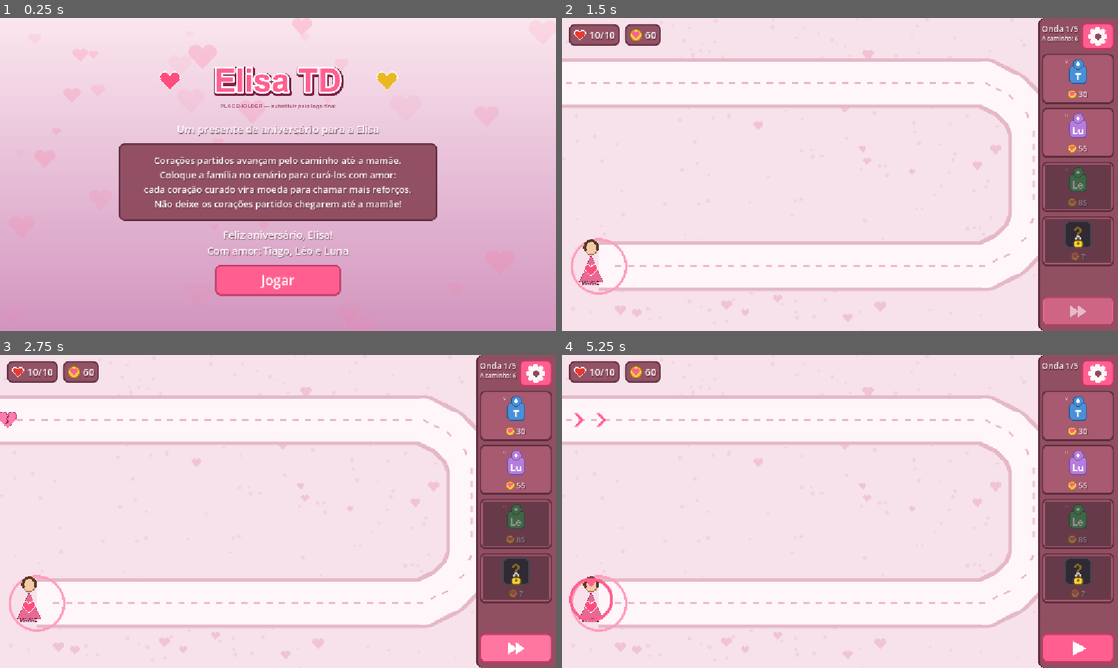
Above: before the commit, frames 1-4 (two rows, left to right).
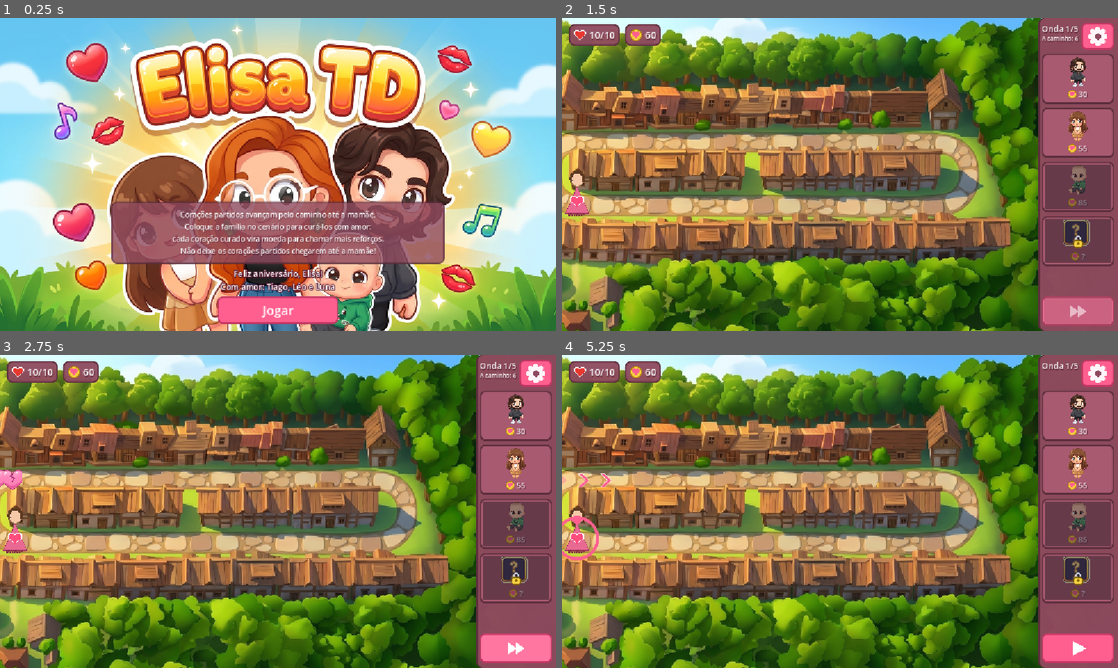
Above: after the commit, the same moments.

Repository: bitnied/tower-defense
Game: Godot game, scene res://Scenes/ui/mainMenu/mainMenu.tscn
Same seed, same stepped clock (60 frames per second), same inputs: the game is played once before the commit and once after it.
Inputs (mouse positions are in pixels of both pictures, inside the frame that each line leads up to):
- Up to frame 1 (0.25 s): no input
- Up to frame 2 (1.5 s): click "Jogar" at 0.5 s; click (1079, 312) at 1.25 s
- Up to frame 3 (2.75 s): click (517, 649) at 2 s
- Up to frame 4 (5.25 s): click (1079, 649) at 2.75 s; click (1095, 373) at 3.5 s; click "Menu" at 4.25 s; click "Jogar" at 5 s

The runs differ from the first frame. In frame 1, 98% of the frame differs, in the area x 0-100%, y 0-100%; in frame 2, 85%; in frame 3, 85%; in frame 4, 85%.

Commit message:
Integra arte final: personagens, elementos, mapa da vila e home
- tools/import_art.py: pipeline Art/ -> Assets/ (chroma-key magenta dos
  personagens, white-key dos elementos, fatiamento e normalização)
- Defensores: sheets reais de 3 direções [baixo, direita, cima] com
  espelhamento p/ esquerda; animação por código (bob contínuo + recuo
  no ataque); retratos reais nos cards e no painel de detalhes
- Corações (3 níveis, 5 frames), coração curado, projéteis e cadeado
  extraídos da folha de elementos
- Mapa real da vila: Path2D e obstáculos medidos por amostragem de
  pixels da estrada (braços y=-65/66, ápice x=268); mamãe e setas de
  entrada reposicionadas; floresta à direita fica sob a sidebar
- Home screen com logo Elisa TD embutido; UI compacta no rodapé

Co-Authored-By: Claude Fable 5 <noreply@anthropic.com>

Diff:
--- a/Scenes/enemies/enemy_mover.tscn
+++ b/Scenes/enemies/enemy_mover.tscn
@@ -14,10 +14,10 @@
 tracks/0/interp = 1
 tracks/0/loop_wrap = true
 tracks/0/keys = {
-"times": PackedFloat32Array(0, 0.1, 0.2, 0.3, 0.4, 0.5),
-"transitions": PackedFloat32Array(1, 1, 1, 1, 1, 1),
+"times": PackedFloat32Array(0, 0.12, 0.24, 0.36, 0.48),
+"transitions": PackedFloat32Array(1, 1, 1, 1, 1),
 "update": 1,
-"values": [0, 1, 2, 3, 4, 5]
+"values": [0, 1, 2, 3, 4]
 }
 
 [sub_resource type="AnimationLibrary" id="AnimationLibrary_obqca"]
@@ -35,7 +35,7 @@
 [node name="Sprite2D" type="Sprite2D" parent="."]
 texture_filter = 1
 texture = ExtResource("2_bpnqn")
-hframes = 6
+hframes = 5
 frame = 0
 
 [node name="AnimationPlayer" type="AnimationPlayer" parent="."]
--- a/Scenes/main/Data.gd
+++ b/Scenes/main/Data.gd
@@ -12,8 +12,9 @@
 # DEFENSORES (a chave "turrets" é mantida por compatibilidade
 # com os scripts do template).
 # Ordem de custo/impacto: Tiago < Luna < Leo < Elisa.
-# "directional_sheet": spritesheet 4 frames x 9 linhas
-#   (linhas 0-7 = direções L, SE, S, SO, O, NO, N, NE; linha 8 = parado)
+# "directional_sheet": sheet de 3 células horizontais
+#   [baixo, direita, cima] — a esquerda é o espelho da direita.
+# "portrait": imagem usada no card de compra e no painel de detalhes.
 # --------------------------------------------------------------
 const turrets := {
 	"tiago": {
@@ -35,6 +36,7 @@
 		"max_level": 3,
 		"scene": "res://Scenes/turrets/projectileTurret/projectileTurret.tscn",
 		"sprite": "res://Assets/defenders/tiago_sheet.png",
+		"portrait": "res://Assets/defenders/tiago_portrait.png",
 		"directional_sheet": true,
 		"scale": 1.0,
 		"rotates": false,
@@ -59,6 +61,7 @@
 		"max_level": 3,
 		"scene": "res://Scenes/turrets/rayTurret/rayTurret.tscn",
 		"sprite": "res://Assets/defenders/luna_sheet.png",
+		"portrait": "res://Assets/defenders/luna_portrait.png",
 		"directional_sheet": true,
 		"scale": 1.0,
 		"rotates": false,
@@ -82,6 +85,7 @@
 		"max_level": 3,
 		"scene": "res://Scenes/turrets/projectileTurret/projectileTurret.tscn",
 		"sprite": "res://Assets/defenders/leo_sheet.png",
+		"portrait": "res://Assets/defenders/leo_portrait.png",
 		"directional_sheet": true,
 		"scale": 1.0,
 		"rotates": false,
@@ -106,6 +110,7 @@
 		"max_level": 3,
 		"scene": "res://Scenes/turrets/projectileTurret/projectileTurret.tscn",
 		"sprite": "res://Assets/defenders/elisa_sheet.png",
+		"portrait": "res://Assets/defenders/elisa_portrait.png",
 		"directional_sheet": true,
 		"scale": 1.0,
 		"rotates": false,
--- a/Scenes/main/Globals.gd
+++ b/Scenes/main/Globals.gd
@@ -36,16 +36,17 @@
 func is_defender_locked(key: String) -> bool:
 	return Data.turrets[key].get("locked", false) and not unlocked_defenders.has(key)
 
-# Ícone de preview de um defensor (recorta o frame "parado" do sheet)
+# Ícone de preview de um defensor (retrato dedicado, se existir;
+# senão recorta o frame frontal do sheet)
 func defender_icon(key: String) -> Texture2D:
 	var cfg: Dictionary = Data.turrets[key]
+	if cfg.has("portrait"):
+		return load(cfg["portrait"])
 	var tex: Texture2D = load(cfg["sprite"])
 	if cfg.get("directional_sheet", false):
 		var at := AtlasTexture.new()
-		var fw: float = tex.get_width() / 4.0
-		var fh: float = tex.get_height() / 9.0
 		at.atlas = tex
-		at.region = Rect2(0, fh * 8, fw, fh)
+		at.region = Rect2(0, 0, tex.get_width() / 3.0, tex.get_height())
 		return at
 	return tex
 
--- a/Scenes/maps/entry_hints.gd
+++ b/Scenes/maps/entry_hints.gd
@@ -3,9 +3,9 @@
 # caminho mostrando por onde os corações vão entrar, e um anel
 # pulsa no destino (a mamãe). Somem quando a onda começa.
 
-const ENTRY := Vector2(-600, -190)
+const ENTRY := Vector2(-590, -65)
 const ENTRY_DIR := Vector2.RIGHT
-const DEST := Vector2(-516, 182)
+const DEST := Vector2(-545, 55)
 const SPAN := 140.0
 
 var chevrons: Array[Sprite2D] = []
--- a/Scenes/maps/map_elisa.tscn
+++ b/Scenes/maps/map_elisa.tscn
@@ -8,9 +8,9 @@
 
 [sub_resource type="Curve2D" id="Curve2D_elisa"]
 _data = {
-"points": PackedVector2Array(0, 0, 0, 0, -620, -190, 0, 0, 0, 0, 300, -190, 0, 0, 0, 0, 350, -165, 0, 0, 0, 0, 385, -130, 0, 0, 0, 0, 400, -90, 0, 0, 0, 0, 400, 90, 0, 0, 0, 0, 385, 130, 0, 0, 0, 0, 350, 165, 0, 0, 0, 0, 300, 190, 0, 0, 0, 0, -500, 190)
+"points": PackedVector2Array(0, 0, 0, 0, -600, -65, -36, 0, 36, 0, 202, -65, 0, -36, 0, 36, 268, 0, 36, 0, -36, 0, 202, 66, 0, 0, 0, 0, -545, 66)
 }
-point_count = 10
+point_count = 5
 
 [node name="ElisaMap" type="Node2D"]
 script = ExtResource("1_elmap")
@@ -21,7 +21,7 @@
 [node name="Mamae" type="Sprite2D" parent="."]
 z_index = 1
 texture_filter = 1
-position = Vector2(-516, 182)
+position = Vector2(-545, 40)
 texture = ExtResource("3_elmom")
 
 [node name="EntryHints" type="Node2D" parent="."]
@@ -50,7 +50,7 @@
 collision_mask = 2
 
 [node name="CollisionPolygon2D" type="CollisionPolygon2D" parent="Obstacles"]
-polygon = PackedVector2Array(-620, -235, 320, -235, 445, -110, 445, 110, 320, 235, -620, 235, -620, 145, 280, 145, 355, 70, 355, -70, 280, -145, -620, -145)
+polygon = PackedVector2Array(-600, -101, 202, -101, 276, -73, 304, 0, 276, 73, 202, 102, -600, 102, -600, 30, 196, 30, 226, 0, 196, -29, -600, -29)
 
 [connection signal="timeout" from="PathSpawner/SpawnDelay" to="PathSpawner" method="_on_spawn_delay_timeout"]
 [connection signal="timeout" from="PathSpawner/WaveDelayTimer" to="PathSpawner" method="_on_wave_delay_timer_timeout"]
--- a/Scenes/turrets/projectileTurret/projectileTurret.gd
+++ b/Scenes/turrets/projectileTurret/projectileTurret.gd
@@ -5,6 +5,7 @@
 
 func attack():
 	if is_instance_valid(current_target):
+		attack_punch()
 		var projectileScene := preload("res://Scenes/turrets/projectileTurret/bullet/bulletBase.tscn")
 		var projectile := projectileScene.instantiate()
 		projectile.bullet_type = Data.turrets[turret_type]["bullet"]
--- a/Scenes/turrets/rayTurret/ray_turret.gd
+++ b/Scenes/turrets/rayTurret/ray_turret.gd
@@ -26,6 +26,7 @@
 		if can_fire:
 			can_fire = false
 			ray_enabled = true
+			attack_punch()
 			$RayDuration.start()
 	else:
 		try_get_closest_target()
--- a/Scenes/turrets/turretBase/turret_base.gd
+++ b/Scenes/turrets/turretBase/turret_base.gd
@@ -3,23 +3,25 @@
 
 signal turretUpdated
 
-# Spritesheet direcional: 4 frames x 9 linhas.
-# Linhas 0-7 = direções (L, SE, S, SO, O, NO, N, NE), linha 8 = parado.
-const SHEET_COLS := 4
-const SHEET_ROWS := 9
-const IDLE_ROW := 8
+# Spritesheet direcional simples: 3 células horizontais
+# [0]=baixo (frente), [1]=direita (perfil, espelha p/ esquerda), [2]=cima.
+# A "vida" do sprite vem por código: bob contínuo + recuo no ataque.
+const FRAME_DOWN := 0
+const FRAME_SIDE := 1
+const FRAME_UP := 2
 
 var turret_type := "":
 	set(value):
 		turret_type = value
 		var cfg: Dictionary = Data.turrets[value]
 		$Sprite2D.texture = load(cfg["sprite"])
-		$Sprite2D.scale = Vector2(cfg["scale"], cfg["scale"])
+		sprite_scale = cfg["scale"]
+		$Sprite2D.scale = Vector2(sprite_scale, sprite_scale)
 		uses_sheet = cfg.get("directional_sheet", false)
 		if uses_sheet:
-			$Sprite2D.hframes = SHEET_COLS
-			$Sprite2D.vframes = SHEET_ROWS
-			$Sprite2D.frame_coords = Vector2i(0, IDLE_ROW)
+			$Sprite2D.hframes = 3
+			$Sprite2D.vframes = 1
+			$Sprite2D.frame = FRAME_DOWN
 		rotates = cfg.get("rotates", false)
 		for stat in cfg["stats"].keys():
 			set(stat, cfg["stats"][stat])
@@ -31,7 +33,9 @@
 #Attacking
 var rotates := false
 var uses_sheet := false
-var anim_frame := 0.0
+var sprite_scale := 1.0
+var bob_t := 0.0
+var punch_tween: Tween
 var current_target = null
 #Stats
 var attack_speed := 1.0:
@@ -57,14 +61,32 @@
 
 func update_facing(delta):
 	if is_instance_valid(current_target):
-		var ang := rad_to_deg((current_target.position - position).angle())
-		var row := posmod(int(round(ang / 45.0)), 8)
-		anim_frame = fmod(anim_frame + delta * maxf(attack_speed, 1.0) * 4.0, float(SHEET_COLS))
-		$Sprite2D.frame_coords = Vector2i(int(anim_frame), row)
+		var v: Vector2 = current_target.position - position
+		if absf(v.x) >= absf(v.y):
+			$Sprite2D.frame = FRAME_SIDE
+			$Sprite2D.flip_h = v.x < 0
+		elif v.y > 0:
+			$Sprite2D.frame = FRAME_DOWN
+			$Sprite2D.flip_h = false
+		else:
+			$Sprite2D.frame = FRAME_UP
+			$Sprite2D.flip_h = false
 	else:
-		anim_frame = fmod(anim_frame + delta * 3.0, float(SHEET_COLS))
-		$Sprite2D.frame_coords = Vector2i(int(anim_frame), IDLE_ROW)
 		try_get_closest_target()
+	# respiração/bob contínuo
+	bob_t += delta
+	$Sprite2D.position.y = sin(bob_t * 3.0) * 2.0
+
+# Recuo rápido ao atacar (chamado pelas torres ao disparar)
+func attack_punch():
+	if punch_tween and punch_tween.is_running():
+		return
+	punch_tween = create_tween()
+	punch_tween.tween_property($Sprite2D, "scale",
+		Vector2(sprite_scale * 1.14, sprite_scale * 0.86), 0.07)
+	punch_tween.tween_property($Sprite2D, "scale",
+		Vector2(sprite_scale, sprite_scale), 0.2) \
+		.set_trans(Tween.TRANS_BACK).set_ease(Tween.EASE_OUT)
 
 func _draw():
 	if draw_range:
--- a/Scenes/ui/mainMenu/mainMenu.tscn
+++ b/Scenes/ui/mainMenu/mainMenu.tscn
@@ -1,8 +1,7 @@
-[gd_scene load_steps=4 format=3 uid="uid://duvsvsvu8biwm"]
+[gd_scene load_steps=3 format=3 uid="uid://duvsvsvu8biwm"]
 
 [ext_resource type="Script" path="res://Scenes/ui/mainMenu/main_menu.gd" id="1_lnqmy"]
 [ext_resource type="Texture2D" path="res://Assets/menu/home_bg.png" id="2_jl1fa"]
-[ext_resource type="Texture2D" path="res://Assets/menu/title_lettering.png" id="3_title"]
 
 [node name="MainMenu" type="Control"]
 layout_mode = 3
@@ -24,65 +23,58 @@
 stretch_mode = 6
 texture = ExtResource("2_jl1fa")
 
-[node name="CenterContainer" type="CenterContainer" parent="."]
+[node name="BottomBox" type="VBoxContainer" parent="."]
 layout_mode = 1
-anchors_preset = 15
-anchor_right = 1.0
+anchors_preset = 7
+anchor_left = 0.5
+anchor_top = 1.0
+anchor_right = 0.5
 anchor_bottom = 1.0
+offset_left = -330.0
+offset_top = -206.0
+offset_right = 330.0
+offset_bottom = -14.0
 grow_horizontal = 2
-grow_vertical = 2
+grow_vertical = 0
+theme_override_constants/separation = 8
 
-[node name="VBoxContainer" type="VBoxContainer" parent="CenterContainer"]
+[node name="HowtoPanel" type="PanelContainer" parent="BottomBox"]
+self_modulate = Color(1, 1, 1, 0.85)
 layout_mode = 2
-theme_override_constants/separation = 14
+size_flags_horizontal = 4
 
-[node name="TitleTexture" type="TextureRect" parent="CenterContainer/VBoxContainer"]
-custom_minimum_size = Vector2(640, 128)
+[node name="HowtoMargin" type="MarginContainer" parent="BottomBox/HowtoPanel"]
 layout_mode = 2
-expand_mode = 1
-stretch_mode = 5
-texture = ExtResource("3_title")
+theme_override_constants/margin_left = 16
+theme_override_constants/margin_top = 8
+theme_override_constants/margin_right = 16
+theme_override_constants/margin_bottom = 8
 
-[node name="Tagline" type="Label" parent="CenterContainer/VBoxContainer"]
+[node name="HowtoLabel" type="Label" parent="BottomBox/HowtoPanel/HowtoMargin"]
 unique_name_in_owner = true
+custom_minimum_size = Vector2(640, 0)
 layout_mode = 2
-theme_override_font_sizes/font_size = 22
-horizontal_alignment = 1
-text = "Um presente de aniversário para a Elisa"
-
-[node name="HowtoPanel" type="PanelContainer" parent="CenterContainer/VBoxContainer"]
-layout_mode = 2
-
-[node name="HowtoMargin" type="MarginContainer" parent="CenterContainer/VBoxContainer/HowtoPanel"]
-layout_mode = 2
-theme_override_constants/margin_left = 20
-theme_override_constants/margin_top = 14
-theme_override_constants/margin_right = 20
-theme_override_constants/margin_bottom = 14
-
-[node name="HowtoLabel" type="Label" parent="CenterContainer/VBoxContainer/HowtoPanel/HowtoMargin"]
-unique_name_in_owner = true
-custom_minimum_size = Vector2(600, 0)
-layout_mode = 2
-theme_override_font_sizes/font_size = 19
+theme_override_font_sizes/font_size = 15
 horizontal_alignment = 1
 autowrap_mode = 2
 text = "Como jogar"
 
-[node name="Congrats" type="Label" parent="CenterContainer/VBoxContainer"]
+[node name="Congrats" type="Label" parent="BottomBox"]
 unique_name_in_owner = true
 layout_mode = 2
-theme_override_font_sizes/font_size = 21
+theme_override_font_sizes/font_size = 17
+theme_override_colors/font_outline_color = Color(0.35, 0.1, 0.2, 1)
+theme_override_constants/outline_size = 6
 horizontal_alignment = 1
 text = "Parabéns!"
 
-[node name="PlayWrap" type="CenterContainer" parent="CenterContainer/VBoxContainer"]
+[node name="PlayWrap" type="CenterContainer" parent="BottomBox"]
 layout_mode = 2
 
-[node name="PlayButton" type="Button" parent="CenterContainer/VBoxContainer/PlayWrap"]
-custom_minimum_size = Vector2(260, 64)
+[node name="PlayButton" type="Button" parent="BottomBox/PlayWrap"]
+custom_minimum_size = Vector2(250, 58)
 layout_mode = 2
-theme_override_font_sizes/font_size = 28
+theme_override_font_sizes/font_size = 26
 text = "Jogar"
 
-[connection signal="pressed" from="CenterContainer/VBoxContainer/PlayWrap/PlayButton" to="." method="_on_play_button_pressed"]
+[connection signal="pressed" from="BottomBox/PlayWrap/PlayButton" to="." method="_on_play_button_pressed"]
--- a/Scenes/ui/mainMenu/main_menu.gd
+++ b/Scenes/ui/mainMenu/main_menu.gd
@@ -4,7 +4,6 @@
 
 func _ready():
 	Engine.time_scale = 1.0
-	%Tagline.text = Data.texts["tagline"]
 	%HowtoLabel.text = Data.texts["howto"]
 	%Congrats.text = Data.texts["congrats"]
 
Binary file added: Art/Characters/Elisa Spritesheet.png
Not shown, added: Art/Characters/Elisa Spritesheet.png.import
Binary file added: Art/Characters/Elisa.png
Not shown, added: Art/Characters/Elisa.png.import
Binary file added: Art/Characters/Leo Spritesheet.png
Not shown, added: Art/Characters/Leo Spritesheet.png.import
Binary file added: Art/Characters/Leo.png
Not shown, added: Art/Characters/Leo.png.import
Binary file added: Art/Characters/Luna Spritesheet.png
Not shown, added: Art/Characters/Luna Spritesheet.png.import
Binary file added: Art/Characters/Luna.png
Not shown, added: Art/Characters/Luna.png.import
(and 39 more such lines)
